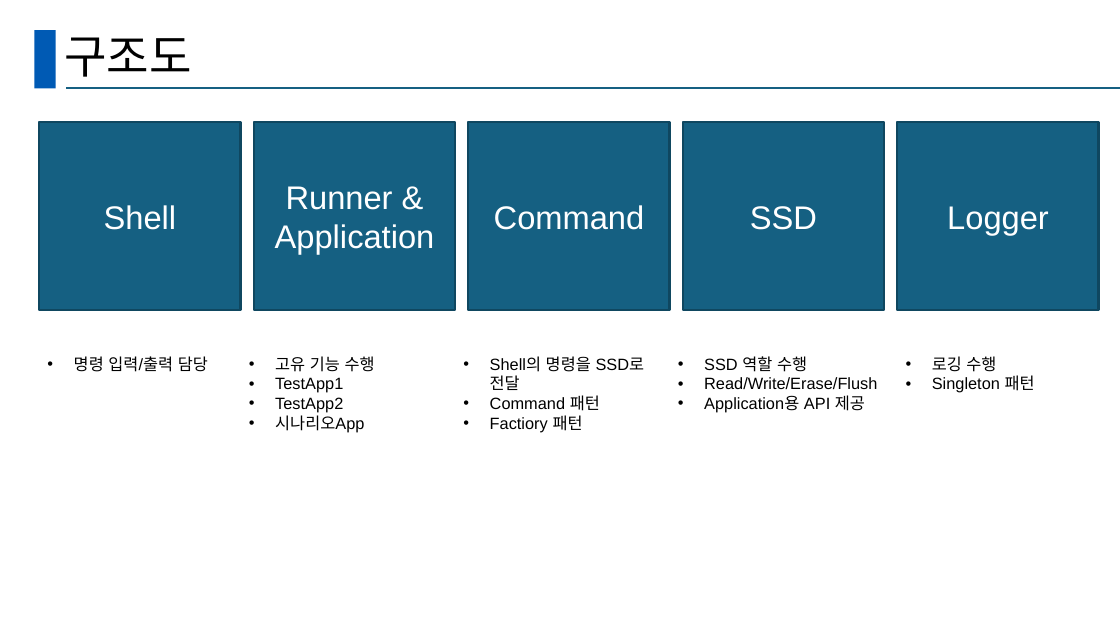
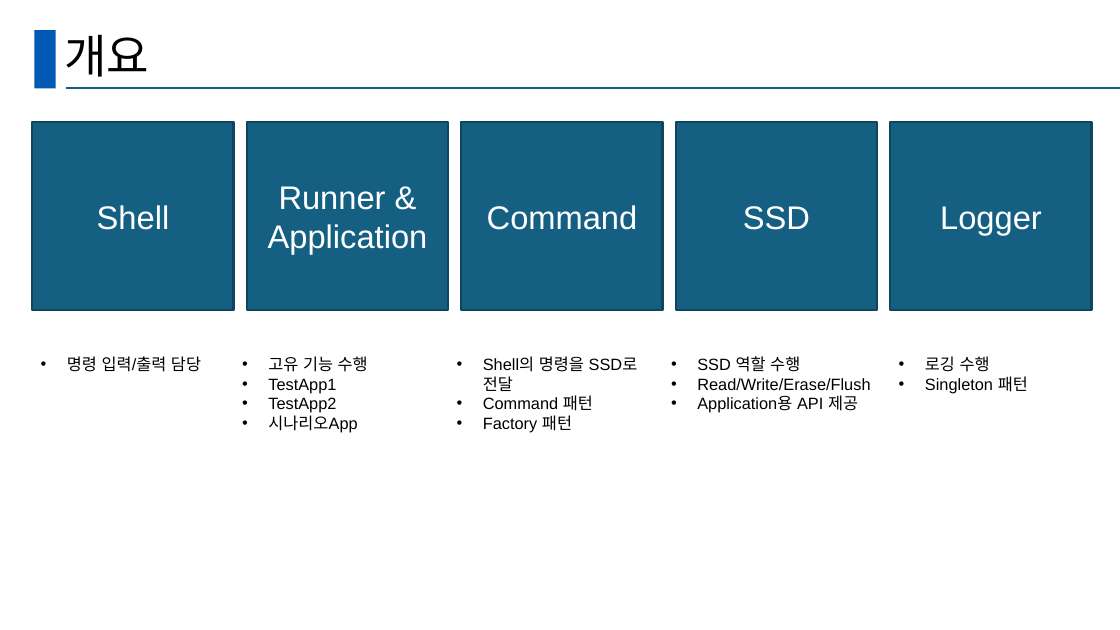
Before and after one commit to seungjun611/CRA_TeamProject_SSD, a slide deck: slide 5 of TeamProjectPPT.pptx. Drawn at 1120x630 pixels with LibreOffice and Linux fonts; fonts in the diff are those of the drawing. Boxes give left, top, right and bottom in pixels: in the first picture for what was removed or moved away, otherwise in the second. Text is boxed around its words. In the diff, an @@ line names an element or a change of style, - is before the commit and + after.

```diff
--- a/TeamProjectPPT.pptx
+++ b/TeamProjectPPT.pptx
@@ title at (64, 34, 149, 77): text changed @@
-구조도
+개요
@@ 5 rectangles, 4 texts: place and size @@
-5 rectangles, 4 texts at (39, 122, 1099, 433)
+5 rectangles, 4 texts at (32, 122, 1092, 433)
@@ outline #104760 2 pt to #0F465E 2 pt in 5 elements at (891, 122, 1092, 310), (247, 122, 449, 310), (461, 122, 663, 310), (32, 122, 234, 310), (676, 122, 877, 310) @@
@@ text at (483, 415, 572, 432): text changed @@
-• Factiory 패턴
+• Factory 패턴
```
Also in this commit, not shown: 4 other slides changed, 20 slides added, 6 slides removed.
